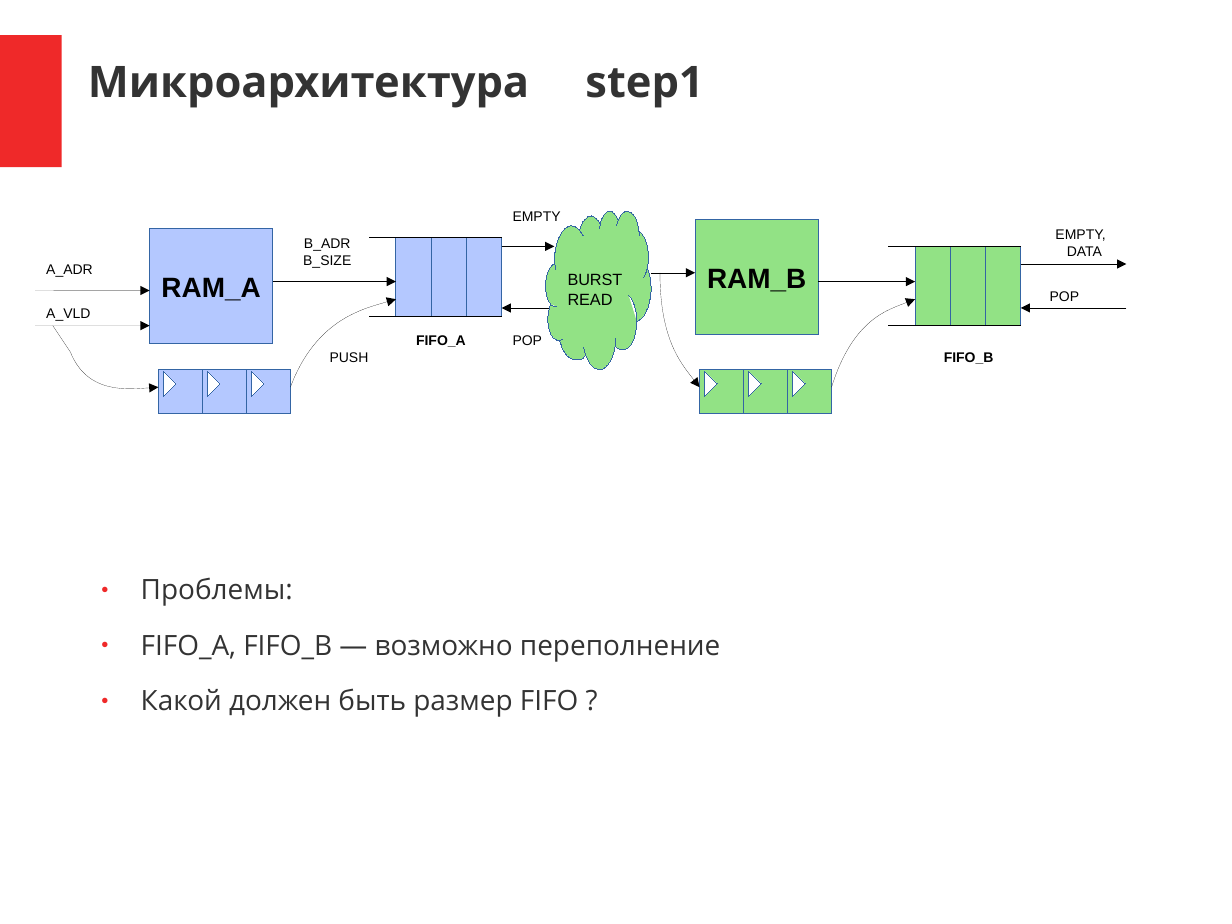
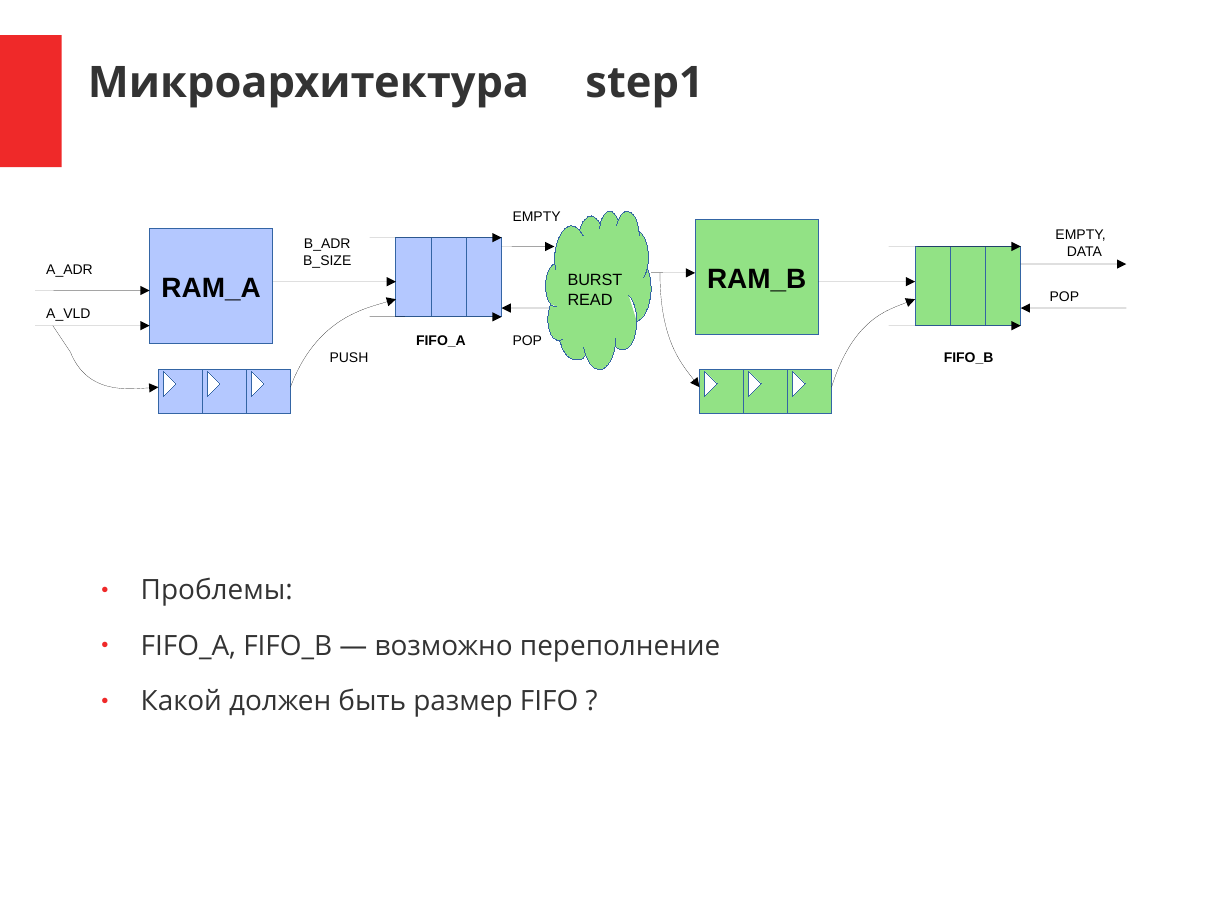
Before and after one commit to DigitalDesignSchool/2021dev, a slide deck: slide 5 of examples/2.1.1.7/doc/pr_2_1_1_7.pptx. Drawn at 1232x924 pixels with LibreOffice and Linux fonts; fonts in the diff are those of the drawing. Boxes give left, top, right and bottom in pixels: in the first picture for what was removed or moved away, otherwise in the second. Text is boxed around its words. In the diff, an @@ line names an element or a change of style, - is before the commit and + after.

```diff
--- a/examples/2.1.1.7/doc/pr_2_1_1_7.pptx
+++ b/examples/2.1.1.7/doc/pr_2_1_1_7.pptx
@@ line (370, 238) - (502, 238): line to arrow @@
@@ freeform shape removed at (x1=502, y1=246, x2=555, y2=246) @@
@@ arrow added from (502, 246) to (555, 246), #000000 0.75 pt @@
@@ line (889, 246) - (1021, 246): line to arrow @@
@@ freeform shape removed at (x1=1021, y1=264, x2=1127, y2=264) @@
@@ arrow added from (1021, 264) to (1127, 264), #000000 0.75 pt @@
@@ freeform shape removed at (x1=273, y1=282, x2=396, y2=282) @@
@@ arrow added from (273, 282) to (396, 282), #000000 0.75 pt @@
@@ freeform shape removed at (x1=652, y1=273, x2=695, y2=273) @@
@@ arrow added from (652, 273) to (695, 273), #000000 0.75 pt @@
@@ freeform shape removed at (x1=818, y1=282, x2=916, y2=282) @@
@@ arrow added from (818, 282) to (916, 282), #000000 0.75 pt @@
@@ line (370, 316) - (502, 316): line to arrow @@
@@ freeform shape removed at (x1=502, y1=309, x2=563, y2=309) @@
@@ arrow added from (563, 309) to (502, 309), #000000 0.75 pt @@
@@ line (889, 325) - (1021, 325): line to arrow @@
@@ freeform shape removed at (x1=1021, y1=309, x2=1127, y2=309) @@
@@ arrow added from (1127, 309) to (1021, 309), #000000 0.75 pt @@
```
Also in this commit, not shown: 6 other slides changed, 3 slides added, 6 other files.
